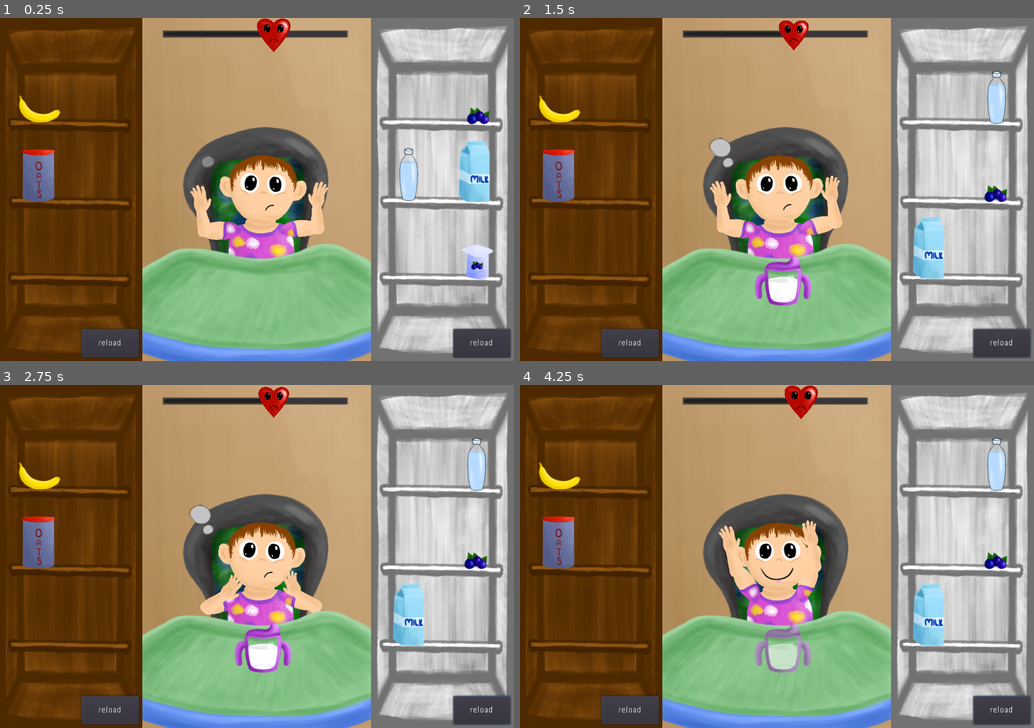
Above: before the commit, frames 1-4 (two rows, left to right).
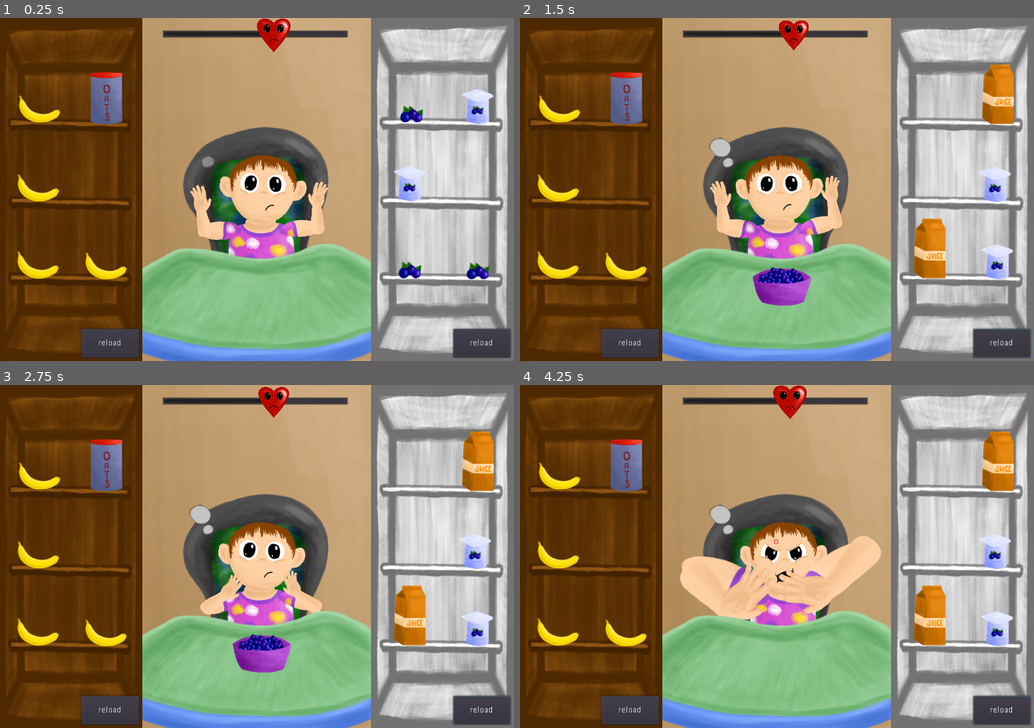
Above: after the commit, the same moments.

Repository: metcalf-putnam/famJam2021
Game: Godot game, scene res://base_scene/base.tscn
Two runs of this game, one before a commit and one after it. Both use one fixed random seed, a clock stepped at 60 frames per second and the inputs below.
Inputs (mouse positions are in pixels of both pictures, inside the frame that each line leads up to):
- Up to frame 1 (0.25 s): no input
- Up to frame 2 (1.5 s): click "reload" at 0.5 s; move the mouse to (931, 93) at 1.27 s; click (931, 93) at 1.42 s
- Up to frame 3 (2.75 s): move the mouse to (478, 460) at 2.02 s; click (478, 460) at 2.17 s
- Up to frame 4 (4.25 s): move the mouse to (998, 539) at 2.77 s; click (998, 539) at 2.92 s; move the mouse to (931, 614) at 3.52 s; click (931, 614) at 3.67 s

The runs differ from the first frame. In frame 1, 5.1% of the frame differs, in the area x 3-97%, y 15-77%; in frame 2, 6.5%; in frame 3, 6.5%; in frame 4, 13%, in the area x 3-97%, y 0-84%.

Commit message:
changed probability of food calc

Diff:
--- a/food_holder/food_holder.gd
+++ b/food_holder/food_holder.gd
@@ -4,7 +4,7 @@
 var food = []
 var i = 0
 var rng = RandomNumberGenerator.new()
-var prob_food = 0.6 # probability that any food location will populate food
+var prob_food = 0.7 # probability that any food location will populate food
 const minimum_food_items = 2
 
 
@@ -32,7 +32,7 @@
 	for n in range($food_locations.get_child_count()):
 		clear_slot($food_locations.get_child(n))
 		var num = rng.randf()
-		if num > prob_food:
+		if num < prob_food:
 			populate_slot($food_locations.get_child(n))
 			food_items += 1
 
